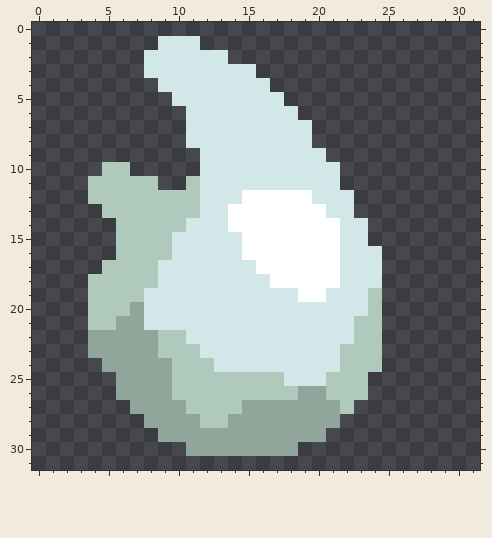
Edited in one commit: pixel-art sprite (sprites/Items/ammonia.png). That is the earlier state.
The file is 32x32 pixels.
After the commit:
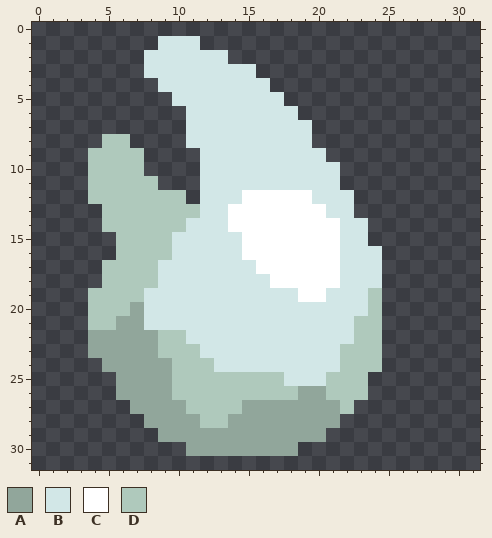
Palette (. is transparent): A #91a69b  B #d2e7e7  C #ffffff  D #afc9bc
The edit:
@@ x 2..13 @@
  7 .........BBB
- 8 .........BBB
- 9 ..........BB
-10 ...DD.....BB
-11 ..DDDDD..DBB
-12 ..DDDDDDDDBB
+ 8 ...DD....BBB
+ 9 ..DDDD....BB
+10 ..DDDD....BB
+11 ..DDDDD...BB
+12 ..DDDDDDD.BB
 13 ...DDDDDDDBB
-14 ....DDDDDBBB
+14 ...DDDDDDBBB
 15 ....DDDDBBBB
@@ x 2..6 @@
 17 ...DD
-18 ..DDD
+18 ...DD
 19 ..DDD
